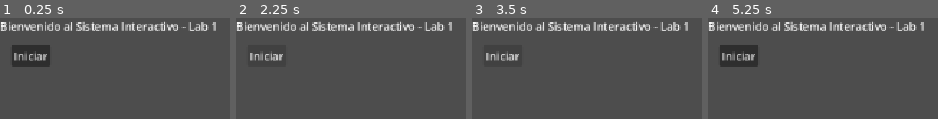
Above: before the commit, frames 1-4 (left to right).
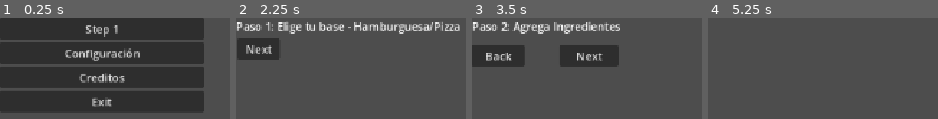
Above: after the commit, the same moments.

Repository: GurenSeiken/produccion-videojuegos-2026
Game: Godot game, scene res://core/mainApp.tscn
Same seed, same stepped clock (60 frames per second), same inputs: the game is played once before the commit and once after it. Before the commit the project starts from res://scenes/main.tscn.
Inputs (mouse positions are in pixels of both pictures, inside the frame that each line leads up to):
- Up to frame 1 (0.25 s): no input
- Up to frame 2 (2.25 s): click (337, 29) at 0.5 s, where only the run after the commit has a clickable "Step 1"; click (265, 55) at 1.25 s, where only the run before the commit has a clickable "Iniciar"; click (261, 55) at 2 s, where only the run after the commit has a clickable "Back"
- Up to frame 3 (3.5 s): click (501, 55) at 2.75 s, where only the run before the commit has a clickable "Iniciar"
- Up to frame 4 (5.25 s): click (825, 55) at 3.5 s, where only the run after the commit has a clickable "Next"; click (728, 47) at 4.25 s, where only the run after the commit has a clickable "Menu"; click (809, 53) at 5 s, where only the run after the commit has a clickable "Configuración"

The runs differ from the first frame. In frame 1, 71% of the frame differs, in the area x 0-94%, y 0-93%; in frame 2, 8.4%; in frame 3, 12%; in frame 4, 7.6%.

Commit message:
feat: implement EventBus navigation architecture and config/credits panels

Diff:
--- /dev/null
+++ b/core/eventBus.gd
@@ -0,0 +1,3 @@
+extends Node
+
+signal navigation_requested(target_scene_path: String)
--- /dev/null
+++ b/core/mainApp.gd
@@ -0,0 +1,17 @@
+extends Node
+
+@onready var scene_container: Control = $SceneContainer
+var current_scene: Node = null
+
+func _ready() -> void:
+	EventBus.navigation_requested.connect(_on_navigation_requested)
+	_on_navigation_requested("res://scenes/menu/menuPanel.tscn")
+
+func _on_navigation_requested(target_scene_path: String) -> void:
+	if current_scene:
+		current_scene.queue_free()
+
+	var new_scene_resource = load(target_scene_path)
+	if new_scene_resource:
+		current_scene = new_scene_resource.instantiate()
+		scene_container.add_child(current_scene)
--- /dev/null
+++ b/core/mainApp.tscn
@@ -0,0 +1,12 @@
+[gd_scene format=3 uid="uid://dg45k2tmrclnv"]
+
+[ext_resource type="Script" uid="uid://4bwy7li5dcx2" path="res://core/mainApp.gd" id="1_2vs7g"]
+
+[node name="MainApp" type="Node3D" unique_id=534041292]
+script = ExtResource("1_2vs7g")
+
+[node name="SceneContainer" type="Control" parent="." unique_id=752761757]
+layout_mode = 3
+anchors_preset = 0
+offset_right = 40.0
+offset_bottom = 40.0
--- a/main.tscn
+++ /dev/null
@@ -1,3 +0,0 @@
-[gd_scene format=3 uid="uid://4u1ecggwbed8"]
-
-[node name="Node3D" type="Node3D" unique_id=502246055]
--- a/project.godot
+++ b/project.godot
@@ -11,9 +11,13 @@
 [application]
 
 config/name="Guia-Laboratorio-1"
-run/main_scene="uid://c7pyeujenrmmd"
+run/main_scene="uid://dg45k2tmrclnv"
 config/features=PackedStringArray("4.7", "GL Compatibility")
 config/icon="res://assets/ui/icon.svg"
+
+[autoload]
+
+EventBus="*uid://bc1aekbdm44qi"
 
 [display]
 
--- /dev/null
+++ b/scenes/config/configPanel.tscn
@@ -0,0 +1,3 @@
+[gd_scene format=3 uid="uid://5nw2anxc78qf"]
+
+[node name="ConfigPanel" type="Node3D" unique_id=1120756992]
--- /dev/null
+++ b/scenes/credits/creditsPanel.tscn
@@ -0,0 +1,3 @@
+[gd_scene format=3 uid="uid://cmgh46c7fbjod"]
+
+[node name="CreditsPanel" type="Node3D" unique_id=426629282]
--- a/scenes/main.tscn
+++ b/scenes/main.tscn
@@ -1,6 +1,7 @@
 [gd_scene format=3 uid="uid://c7pyeujenrmmd"]
 
 [ext_resource type="Script" uid="uid://bhd3pgcqmojrj" path="res://scripts/main.gd" id="1_ig7tw"]
+[ext_resource type="Script" uid="uid://p11mxibj05wb" path="res://scripts/changeScene.gd" id="2_0wfyh"]
 
 [node name="Node3D" type="Node3D" unique_id=414783289]
 script = ExtResource("1_ig7tw")
@@ -16,3 +17,6 @@
 offset_right = 73.0
 offset_bottom = 70.0
 text = "Iniciar"
+script = ExtResource("2_0wfyh")
+
+[connection signal="pressed" from="Button" to="Button" method="_on_pressed_button_1"]
--- /dev/null
+++ b/scenes/mainLevel1.tscn
@@ -0,0 +1,22 @@
+[gd_scene format=3 uid="uid://c8cpjyddenmgd"]
+
+[ext_resource type="Script" uid="uid://bhd3pgcqmojrj" path="res://scripts/main.gd" id="1_icqk6"]
+[ext_resource type="Script" uid="uid://p11mxibj05wb" path="res://scripts/changeScene.gd" id="2_ho0ok"]
+
+[node name="Node3D" type="Node3D" unique_id=414783289]
+script = ExtResource("1_icqk6")
+
+[node name="Label" type="Label" parent="." unique_id=88855033]
+offset_right = 40.0
+offset_bottom = 23.0
+text = "Este es el mainLevel1 :D"
+
+[node name="Button" type="Button" parent="." unique_id=360211179]
+offset_left = 16.0
+offset_top = 39.0
+offset_right = 73.0
+offset_bottom = 70.0
+text = "Volver"
+script = ExtResource("2_ho0ok")
+
+[connection signal="pressed" from="Button" to="Button" method="_on_pressed_button2"]
--- /dev/null
+++ b/scenes/menu/menuPanel.gd
@@ -0,0 +1,7 @@
+extends Control
+
+func _ready() -> void:
+	$VBoxContainer/BtnSimulation.pressed.connect(func(): EventBus.navigation_requested.emit("res://scenes/simulation/step1base.tscn"))
+	$VBoxContainer/BtnConfig.pressed.connect(func(): EventBus.navigation_requested.emit("res://scenes/config/configPanel.tscn"))
+	$VBoxContainer/BtnCredits.pressed.connect(func(): EventBus.navigation_requested.emit("res://scenes/credits/creditsPanel.tscn"))
+	$VBoxContainer/BtnExit.pressed.connect(func(): get_tree().quit())
--- /dev/null
+++ b/scenes/menu/menuPanel.tscn
@@ -0,0 +1,33 @@
+[gd_scene format=3 uid="uid://7i20jqyu4utx"]
+
+[ext_resource type="Script" uid="uid://dolaro5ceairj" path="res://scenes/menu/menuPanel.gd" id="1_xyawa"]
+
+[node name="MenuPanel" type="Control" unique_id=1601850164]
+layout_mode = 3
+anchors_preset = 0
+script = ExtResource("1_xyawa")
+
+[node name="VBoxContainer" type="VBoxContainer" parent="." unique_id=162256046]
+layout_mode = 0
+offset_right = 294.0
+offset_bottom = 205.0
+
+[node name="BtnSimulation" type="Button" parent="VBoxContainer" unique_id=1813186443]
+layout_mode = 2
+text = "Step 1
+"
+
+[node name="BtnConfig" type="Button" parent="VBoxContainer" unique_id=211619088]
+layout_mode = 2
+text = "Configuración
+"
+
+[node name="BtnCredits" type="Button" parent="VBoxContainer" unique_id=1017085785]
+layout_mode = 2
+text = "Creditos
+"
+
+[node name="BtnExit" type="Button" parent="VBoxContainer" unique_id=1864610228]
+layout_mode = 2
+text = "Exit
+"
--- /dev/null
+++ b/scenes/simulation/step1base.gd
@@ -0,0 +1,3 @@
+extends Control
+func _ready() -> void:
+	$BtnNext.pressed.connect(func(): EventBus.navigation_requested.emit("res://scenes/simulation/step2ingredients.tscn"))
--- /dev/null
+++ b/scenes/simulation/step1base.tscn
@@ -0,0 +1,22 @@
+[gd_scene format=3 uid="uid://td4g655nogn3"]
+
+[ext_resource type="Script" uid="uid://c2nk8lixcktpf" path="res://scenes/simulation/step1base.gd" id="1_rqu3s"]
+
+[node name="Step1Base" type="Control" unique_id=1438074307]
+layout_mode = 3
+anchors_preset = 0
+script = ExtResource("1_rqu3s")
+
+[node name="Label" type="Label" parent="." unique_id=1684857329]
+layout_mode = 0
+offset_right = 40.0
+offset_bottom = 23.0
+text = "Paso 1: Elige tu base - Hamburguesa/Pizza"
+
+[node name="BtnNext" type="Button" parent="." unique_id=2071368044]
+layout_mode = 0
+offset_left = 2.0
+offset_top = 29.0
+offset_right = 63.0
+offset_bottom = 48.0
+text = "Next"
--- /dev/null
+++ b/scenes/simulation/step2ingredients.gd
@@ -0,0 +1,4 @@
+extends Control
+func _ready() -> void:
+	$BtnBack.pressed.connect(func(): EventBus.navigation_requested.emit("res://scenes/simulation/step1base.tscn"))
+	$BtnNext.pressed.connect(func(): EventBus.navigation_requested.emit("res://scenes/simulation/step3summary.tscn"))
--- /dev/null
+++ b/scenes/simulation/step2ingredients.tscn
@@ -0,0 +1,30 @@
+[gd_scene format=3 uid="uid://dvu3c5cioxikc"]
+
+[ext_resource type="Script" uid="uid://kb004bgneyhs" path="res://scenes/simulation/step2ingredients.gd" id="1_0ujmk"]
+
+[node name="Step2Ingredientes" type="Control" unique_id=491719631]
+layout_mode = 3
+anchors_preset = 0
+script = ExtResource("1_0ujmk")
+
+[node name="Label" type="Label" parent="." unique_id=650453274]
+layout_mode = 0
+offset_right = 40.0
+offset_bottom = 23.0
+text = "Paso 2: Agrega Ingredientes"
+
+[node name="BtnBack" type="Button" parent="." unique_id=1521000020]
+layout_mode = 0
+offset_left = -1.0
+offset_top = 39.0
+offset_right = 76.0
+offset_bottom = 62.0
+text = "Back"
+
+[node name="BtnNext" type="Button" parent="." unique_id=1446749520]
+layout_mode = 0
+offset_left = 126.0
+offset_top = 39.0
+offset_right = 211.0
+offset_bottom = 60.0
+text = "Next"
--- /dev/null
+++ b/scenes/simulation/step3summary.gd
@@ -0,0 +1,3 @@
+extends Control
+func _ready() -> void:
+	$BtnMenu.pressed.connect(func(): EventBus.navigation_requested.emit("res://scenes/menu/menuPanel.tscn"))
--- /dev/null
+++ b/scenes/simulation/step3summary.tscn
@@ -0,0 +1,22 @@
+[gd_scene format=3 uid="uid://cltnldmsnaptw"]
+
+[ext_resource type="Script" uid="uid://oybqhdb1i87h" path="res://scenes/simulation/step3summary.gd" id="1_iap7y"]
+
+[node name="Step3Summary" type="Control" unique_id=715489941]
+layout_mode = 3
+anchors_preset = 0
+script = ExtResource("1_iap7y")
+
+[node name="Label" type="Label" parent="." unique_id=1425929983]
+layout_mode = 0
+offset_right = 40.0
+offset_bottom = 23.0
+text = "Paso 3: Resumen del Pedido"
+
+[node name="BtnMenu" type="Button" parent="." unique_id=589075498]
+layout_mode = 0
+offset_left = 3.0
+offset_top = 27.0
+offset_right = 56.0
+offset_bottom = 58.0
+text = "Menu"
--- /dev/null
+++ b/scripts/changeScene.gd
@@ -0,0 +1,18 @@
+extends Node
+
+func cambiar_de_escena0() -> void:
+	get_tree().change_scene_to_file("res://scenes/main.tscn")
+
+func cambiar_de_escena1() -> void:
+	get_tree().change_scene_to_file("res://scenes/mainLevel1.tscn")
+
+
+func _on_pressed_button_1() -> void:
+	cambiar_de_escena1()
+
+func _on_pressed_button2() -> void:
+	cambiar_de_escena0()
+
+
+func _on_pressed() -> void:
+	pass # Replace with function body.
--- /dev/null
+++ b/scripts/test.gd
@@ -0,0 +1 @@
+extends Node
Not shown, added: core/eventBus.gd.uid
Not shown, added: core/mainApp.gd.uid
Not shown, added: scenes/menu/menuPanel.gd.uid
Not shown, added: scenes/simulation/step1base.gd.uid
Not shown, added: scenes/simulation/step2ingredients.gd.uid
Not shown, added: scenes/simulation/step3summary.gd.uid
Not shown, added: scripts/changeScene.gd.uid
Not shown, added: scripts/test.gd.uid
